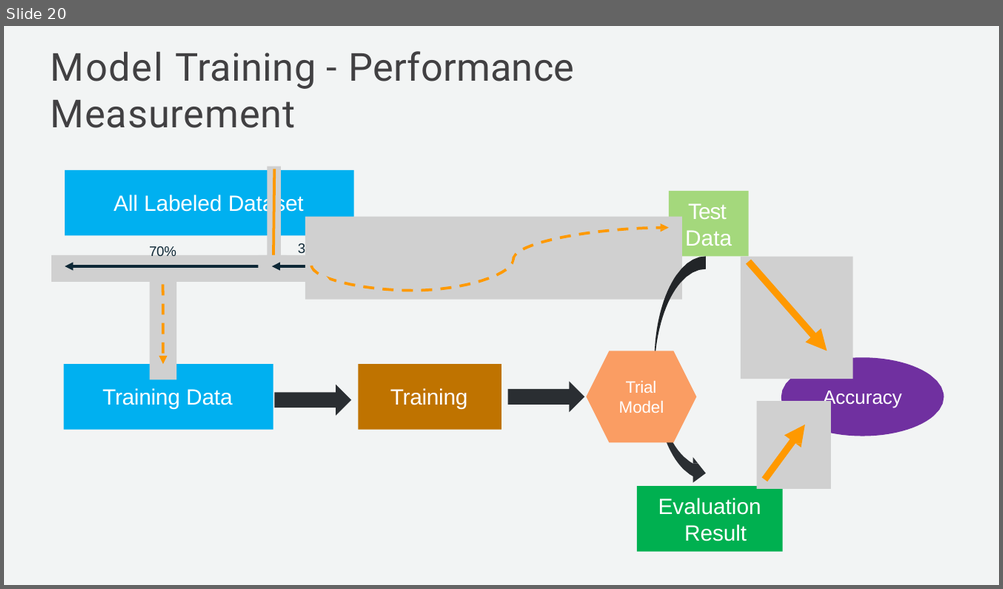
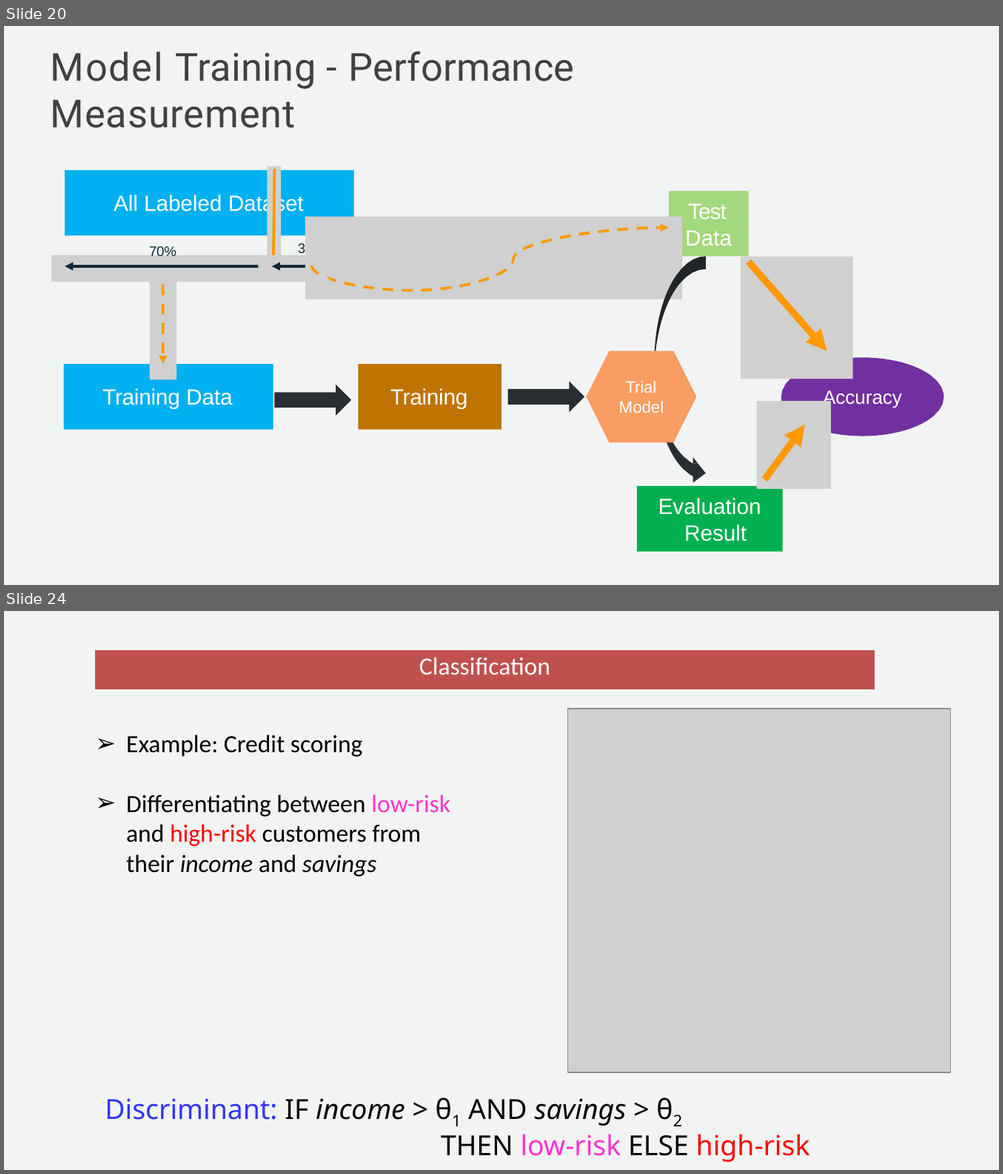
Before and after one commit to Subikash/Deep-Training, a slide deck: Machine Learning & Deep Learning.pptx. Shown one above the other, each under a label of ours: slide 20 before the commit, slides 20 and 24 after it; the slides between them are not shown. The pictures are 1003x589 and 1003x1174 pixels, drawn with LibreOffice and Linux fonts; fonts in the diff are those of the drawing; grey boxes stand for pictures. Boxes give left, top, right and bottom in pixels: in the first picture for what was removed or moved away, otherwise in the second. Text is boxed around its words. In the diff, an @@ line names an element or a change of style, - is before the commit and + after.

```diff
--- a/Machine Learning & Deep Learning.pptx
+++ b/Machine Learning & Deep Learning.pptx
@@ slide 24 added at [4,611,999,1170], background #FFFFFF; not listed: 1 template element that a slide beside it also shows @@
@@ freeform shape added at [96,651,874,689], fill #C0504D, 18 pt, text #FFFFFF @@
+Classification
@@ picture added at [568,709,950,1073] @@
@@ text added at [126,735,450,877], 18 pt, text #000000 @@
+➢ Example: Credit scoring
+➢ Differentiating between low-risk and high-risk customers from their income and savings
@@ text added at [105,1099,810,1162], 20 pt, text #000000 @@
+Discriminant: IF income > θ1 AND savings > θ2
+THEN low-risk ELSE high-risk
```
Also in this commit, not shown: 1 slide changed, 11 other slides added, 3 slides removed.
